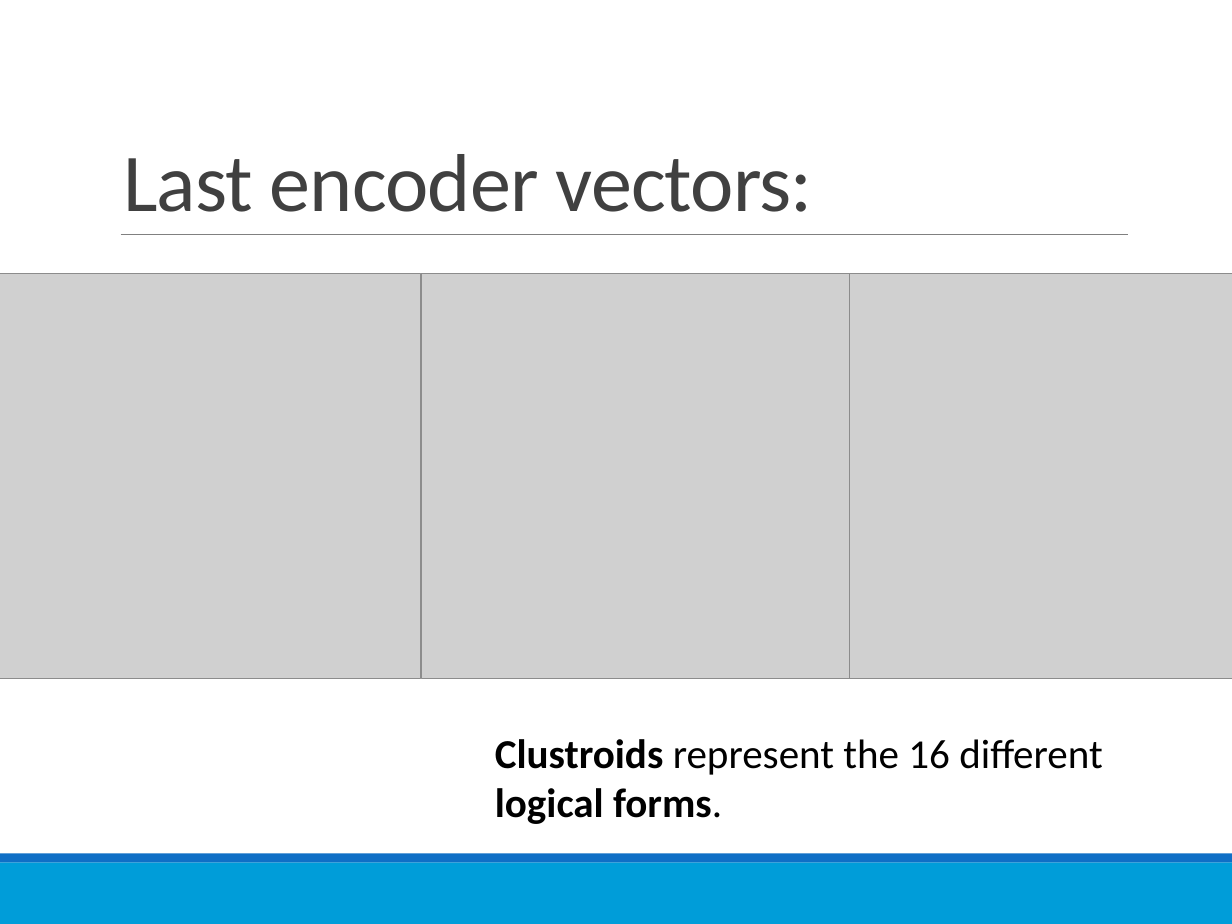
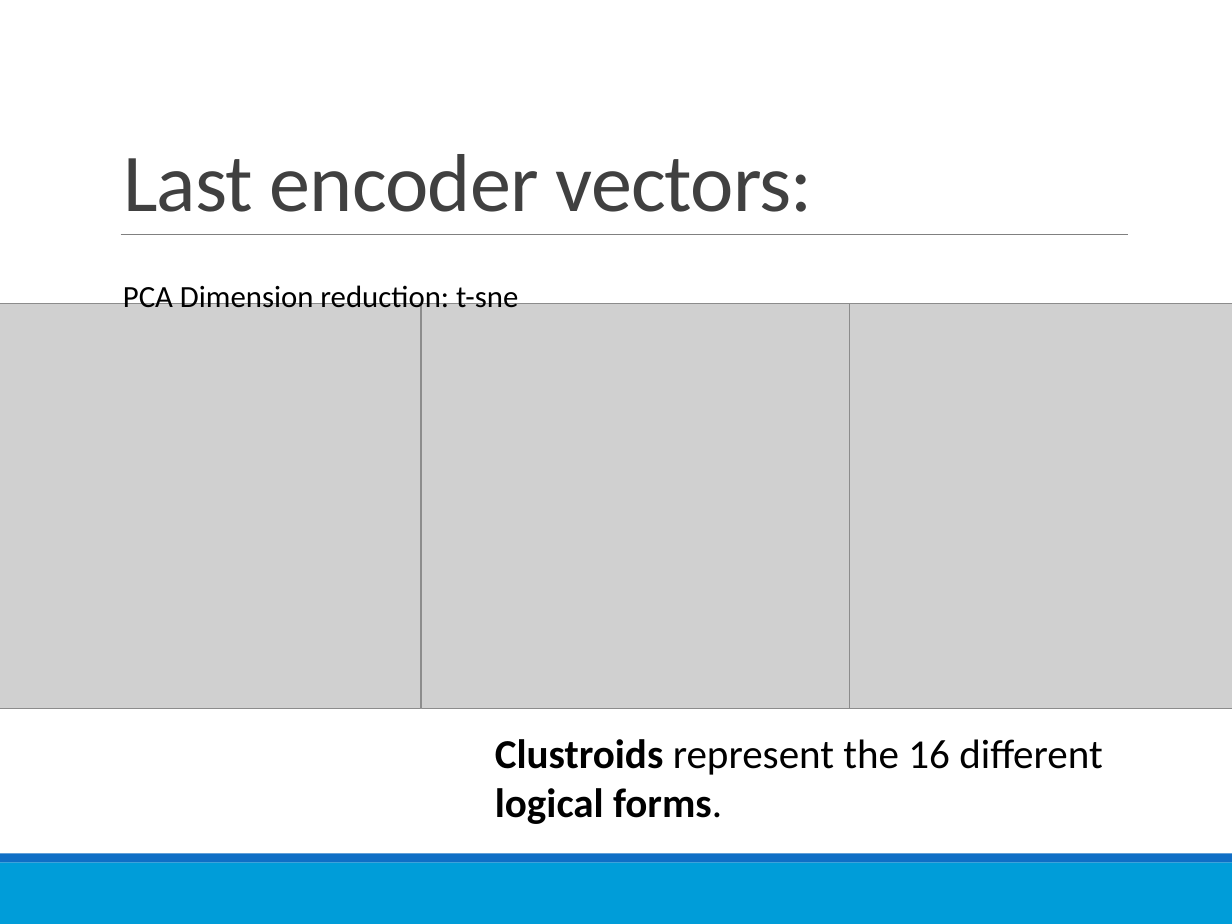
Before and after one commit to richardxiong/dnnQuery, a slide deck: slide 19 of dnnQuery.pptx (slide 18 before the commit). Drawn at 1232x924 pixels with LibreOffice and Linux fonts; fonts in the diff are those of the drawing; grey boxes stand for pictures. Boxes give left, top, right and bottom in pixels: in the first picture for what was removed or moved away, otherwise in the second. Text is boxed around its words. In the diff, an @@ line names an element or a change of style, - is before the commit and + after.

```diff
--- a/dnnQuery.pptx
+++ b/dnnQuery.pptx
@@ text added at <box>123,281,518,315</box>, 18 pt, text #000000 @@
+PCA Dimension reduction: t-sne
@@ 3 pictures: place and size @@
-3 pictures at <box>0,274,1232,679</box>
+3 pictures at <box>0,303,1232,708</box>
```
Also in this commit, not shown: 11 other slides changed, 2 slides added, 16 other files.
